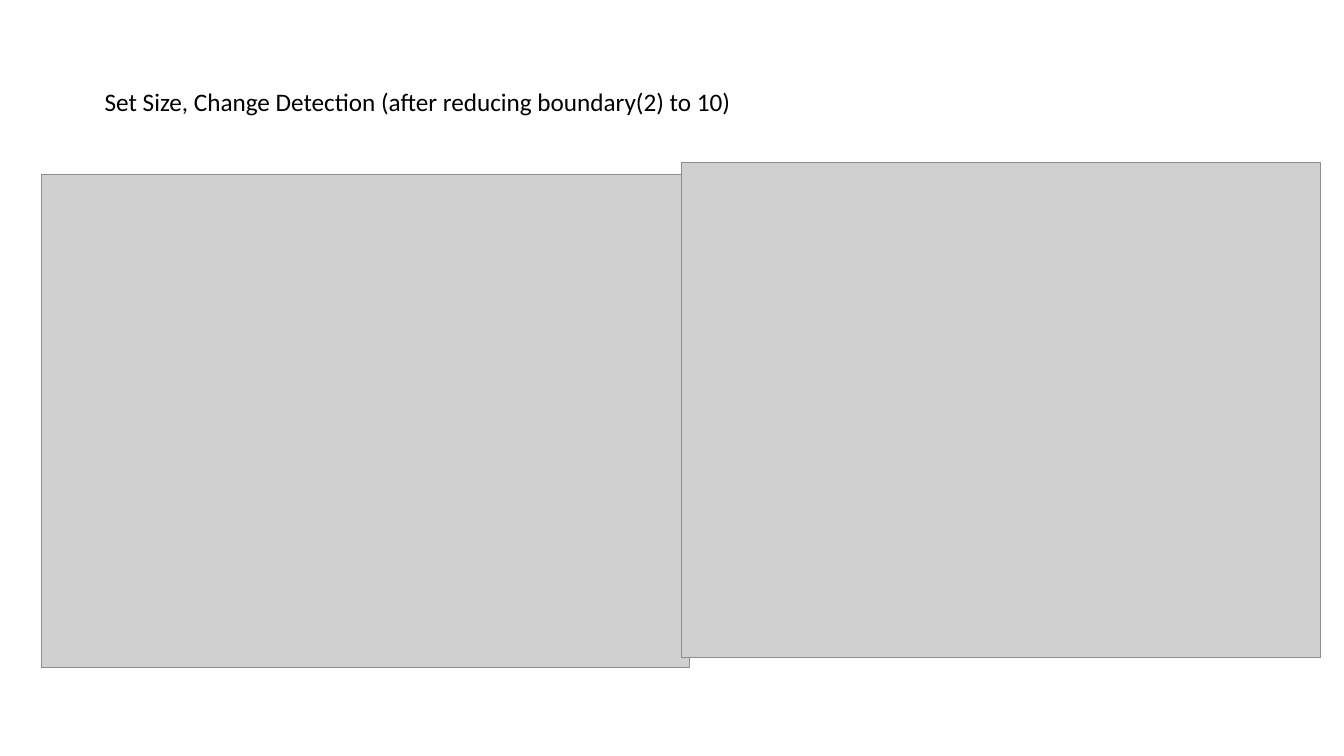
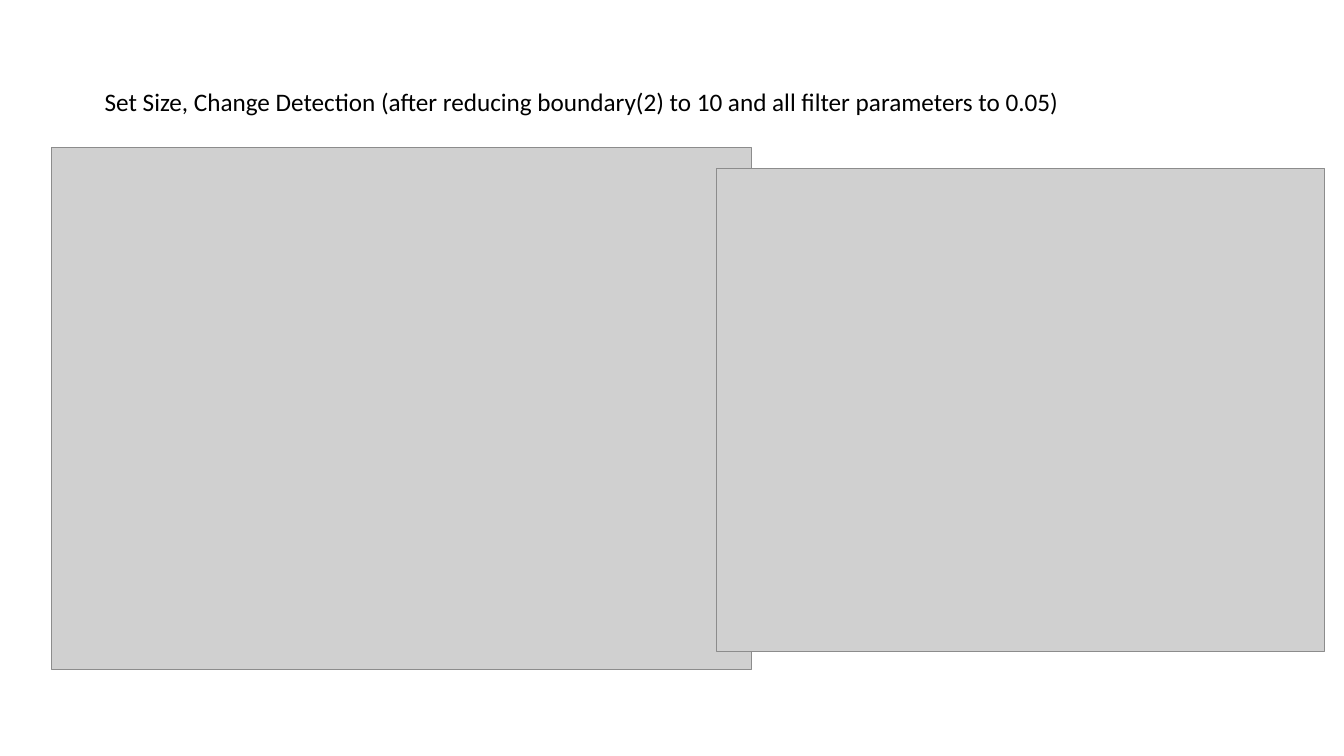
Before and after one commit to oberauer/IM.Simulation, a slide deck: slide 149 of IMSim.Mediated.Results.pptx (slide 147 before the commit). Drawn at 1344x756 pixels with LibreOffice and Linux fonts; fonts in the diff are those of the drawing; grey boxes stand for pictures. Boxes give left, top, right and bottom in pixels: in the first picture for what was removed or moved away, otherwise in the second. Text is boxed around its words. In the diff, an @@ line names an element or a change of style, - is before the commit and + after.

```diff
--- a/IMSim.Mediated.Results.pptx
+++ b/IMSim.Mediated.Results.pptx
@@ text at bbox=[105, 92, 1058, 116]: text changed @@
-Set Size, Change Detection (after reducing boundary(2) to 10)
+Set Size, Change Detection (after reducing boundary(2) to 10 and all filter parameters to 0.05)
@@ picture: place and size @@
-picture at bbox=[41, 174, 691, 667]
+picture at bbox=[52, 147, 752, 669]
@@ picture: place and size @@
-picture at bbox=[682, 162, 1320, 657]
+picture at bbox=[717, 168, 1325, 651]
```
Also in this commit, not shown: 3 other slides changed, 10 slides added, 4 slides removed.
